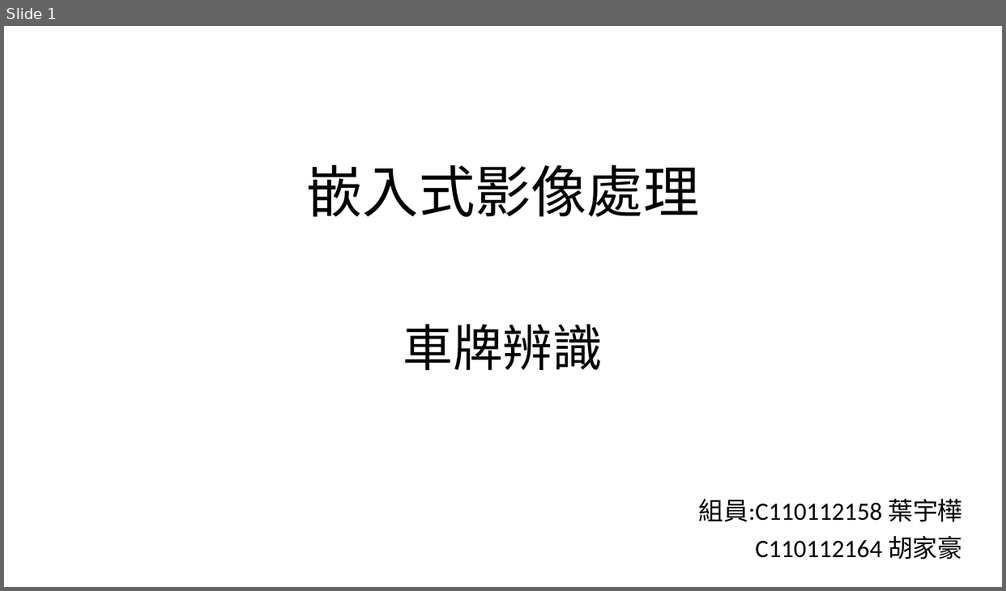
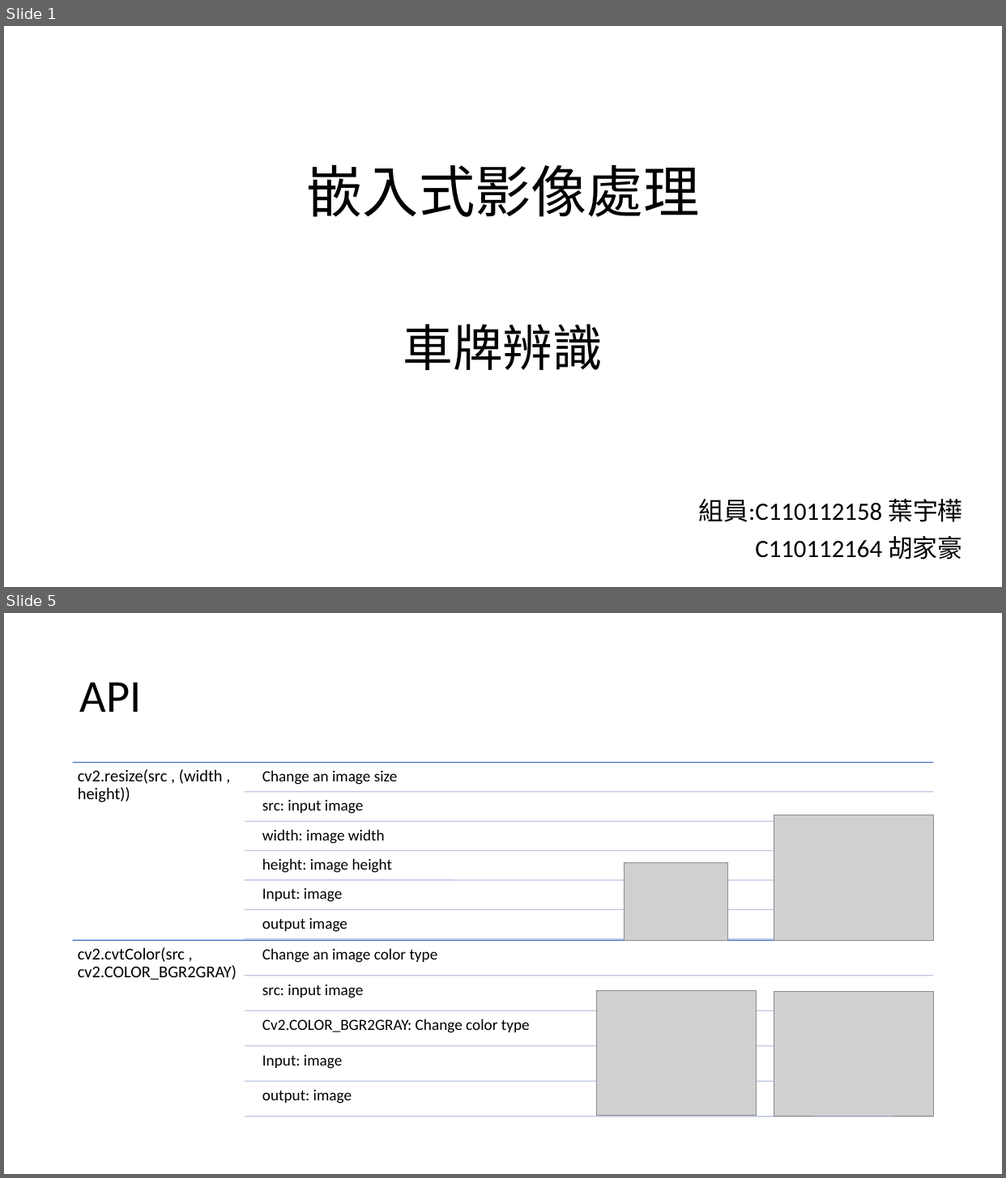
Before and after one commit to Koukya/Embedded-Image-Processing, a slide deck: 車牌辨識.pptx. Shown one above the other, each under a label of ours: slide 1 before the commit, slides 1 and 5 after it; the slides between them are not shown. The pictures are 1006x591 and 1006x1178 pixels, drawn with LibreOffice and Linux fonts; fonts in the diff are those of the drawing; grey boxes stand for pictures. Boxes give left, top, right and bottom in pixels: in the first picture for what was removed or moved away, otherwise in the second. Text is boxed around its words. In the diff, an @@ line names an element or a change of style, - is before the commit and + after.

```diff
--- a/車牌辨識.pptx
+++ b/車牌辨識.pptx
@@ slide 5 added at (4, 613, 1002, 1174), background #FFFFFF @@
@@ title added at (80, 682, 142, 712), 44 pt, text #000000 @@
+API
@@ picture added at (774, 815, 933, 941) @@
@@ picture added at (624, 862, 729, 940) @@
@@ picture added at (596, 991, 756, 1116) @@
@@ picture added at (774, 991, 933, 1116) @@
@@ group added at (73, 763, 934, 1117): 13 lines, 13 texts @@
+cv2.resize(src , (width , height))
+Change an image size
+src: input image
+width: image width
+height: image height
+Input: image
+output image
+cv2.cvtColor(src , cv2.COLOR_BGR2GRAY)
+Change an image color type
+src: input image
+Cv2.COLOR_BGR2GRAY: Change color type
+Input: image
+output: image
```
Also in this commit, not shown: 3 slides changed, 3 other slides added.
